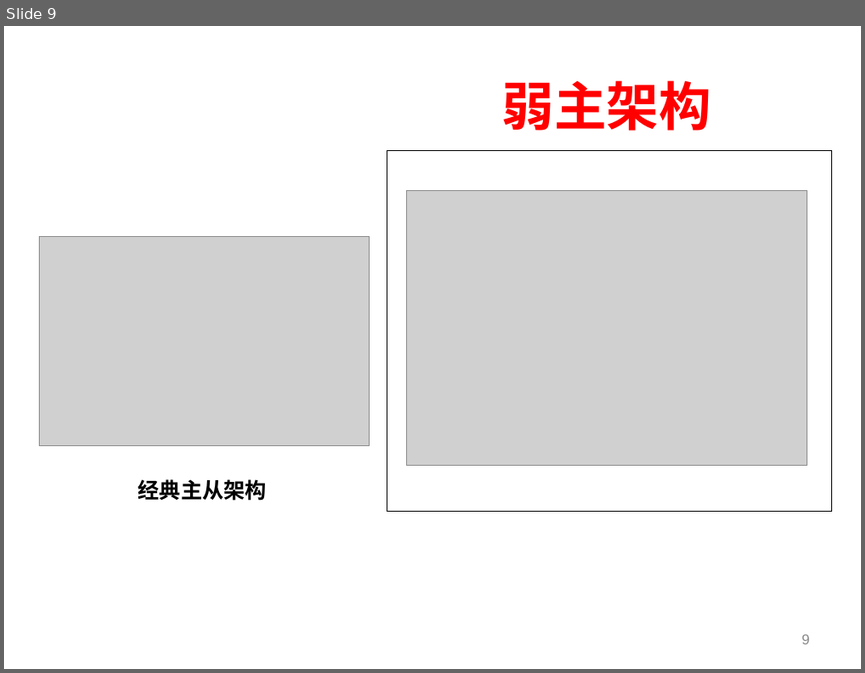
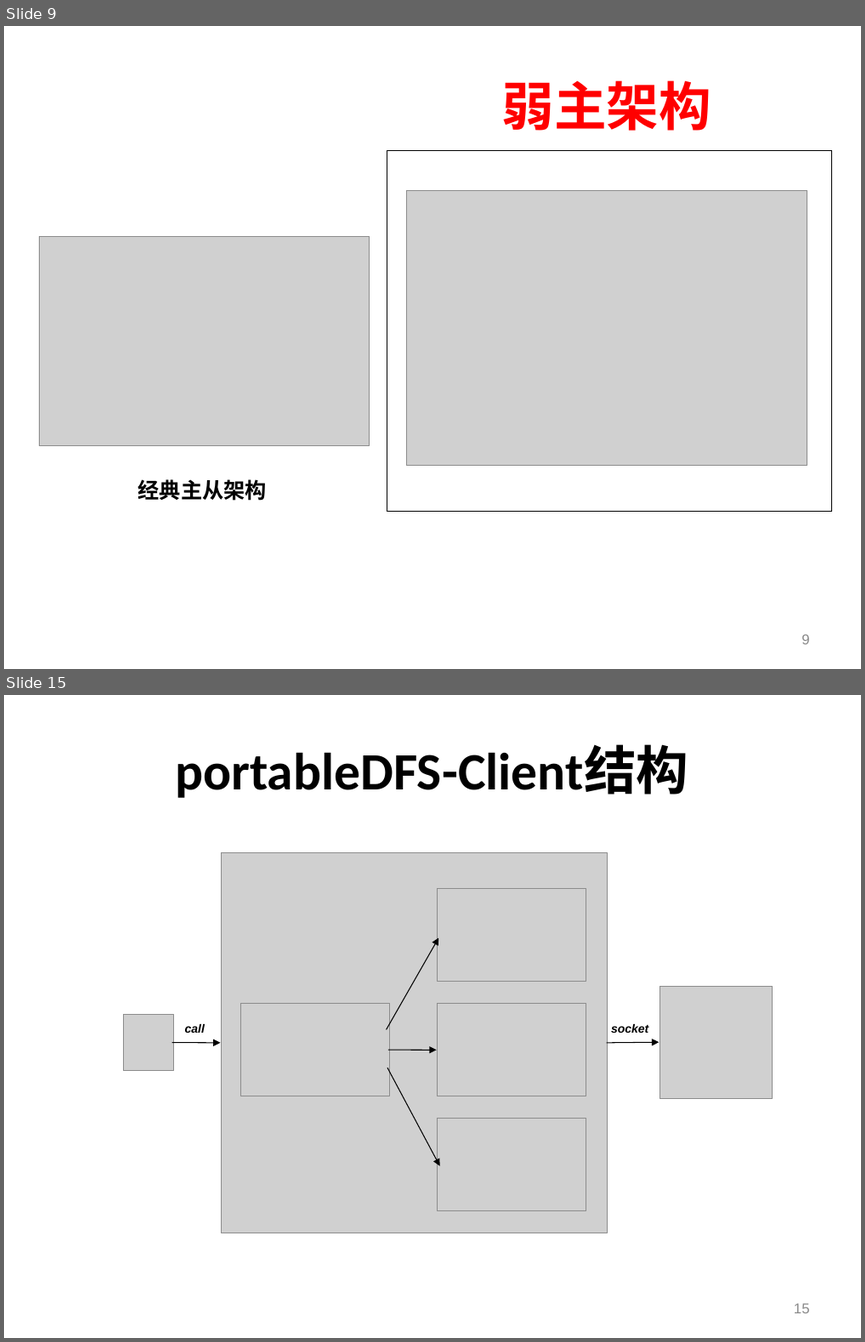
Before and after one commit to shtzr840329/mooon, a slide deck: applications/lightfs/doc/portableDFS-便携式分布式文件系统.ppt. Shown one above the other, each under a label of ours: slide 9 before the commit, slides 9 and 15 after it; the slides between them are not shown. The pictures are 865x673 and 865x1342 pixels, drawn with LibreOffice and Linux fonts; fonts in the diff are those of the drawing; grey boxes stand for pictures; background and template pictures are left out. Boxes give left, top, right and bottom in pixels: in the first picture for what was removed or moved away, otherwise in the second. Text is boxed around its words. In the diff, an @@ line names an element or a change of style, - is before the commit and + after.

```diff
--- a/applications/lightfs/doc/portableDFS-便携式分布式文件系统.ppt
+++ b/applications/lightfs/doc/portableDFS-便携式分布式文件系统.ppt
@@ slide 15 added at (4, 695, 861, 1338), background picture (left out) @@
@@ title added at (175, 746, 688, 798), 44 pt, text #000000, bold @@
+portableDFS-Client结构
@@ picture added at (222, 852, 608, 1232) @@
@@ picture added at (438, 889, 585, 981) @@
@@ arrow added from (386, 1029) to (438, 937), #000000 0.74 pt @@
@@ picture added at (659, 986, 772, 1098) @@
@@ picture added at (123, 1015, 173, 1072) @@
@@ text added at (185, 1024, 205, 1032), 10 pt, text #000000, bold, italic @@
+call
@@ picture added at (241, 1004, 390, 1096) @@
@@ picture added at (438, 1004, 585, 1096) @@
@@ text added at (611, 1024, 648, 1032), 10 pt, text #000000, bold, italic @@
+socket
@@ arrow added from (172, 1042) to (220, 1043), #000000 0.74 pt @@
@@ arrow added from (388, 1049) to (437, 1049), #000000 0.74 pt @@
@@ arrow added from (607, 1043) to (658, 1042), #000000 0.74 pt @@
@@ arrow added from (387, 1067) to (440, 1165), #000000 0.74 pt @@
@@ picture added at (438, 1117, 585, 1210) @@
@@ page number added at (794, 1303, 810, 1313), 12 pt, text #898989 @@
+15
```
Also in this commit, not shown: 9 slides changed, 5 other slides added, 2 slides removed.
